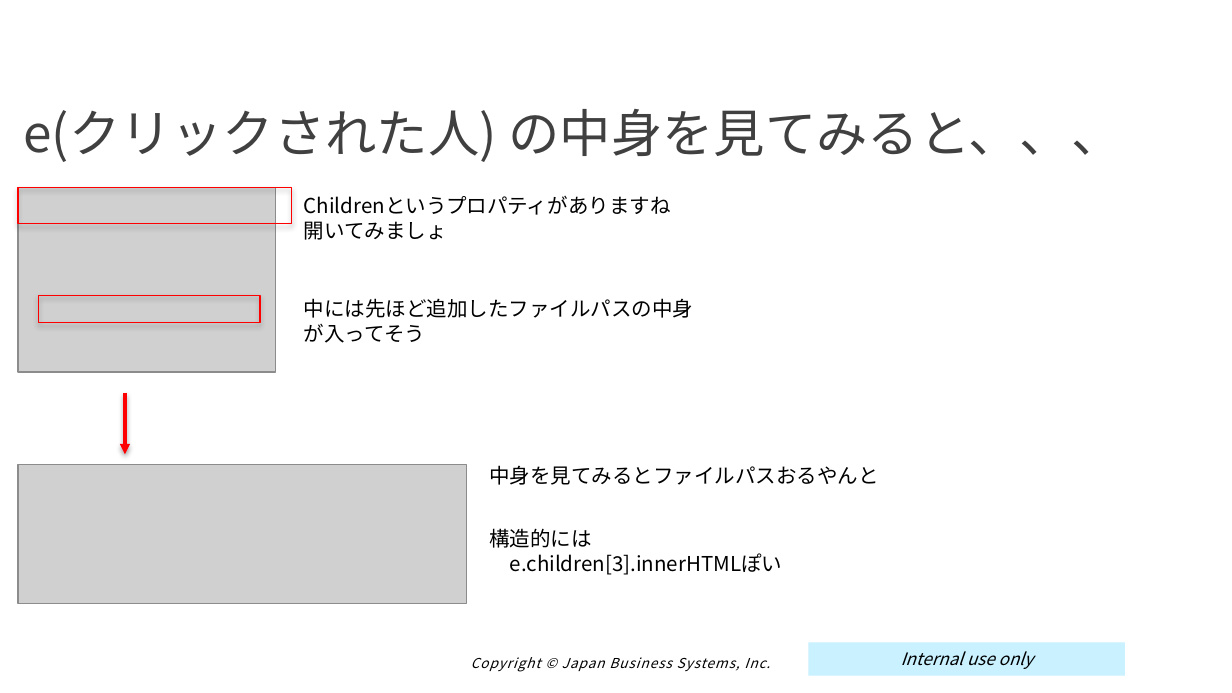
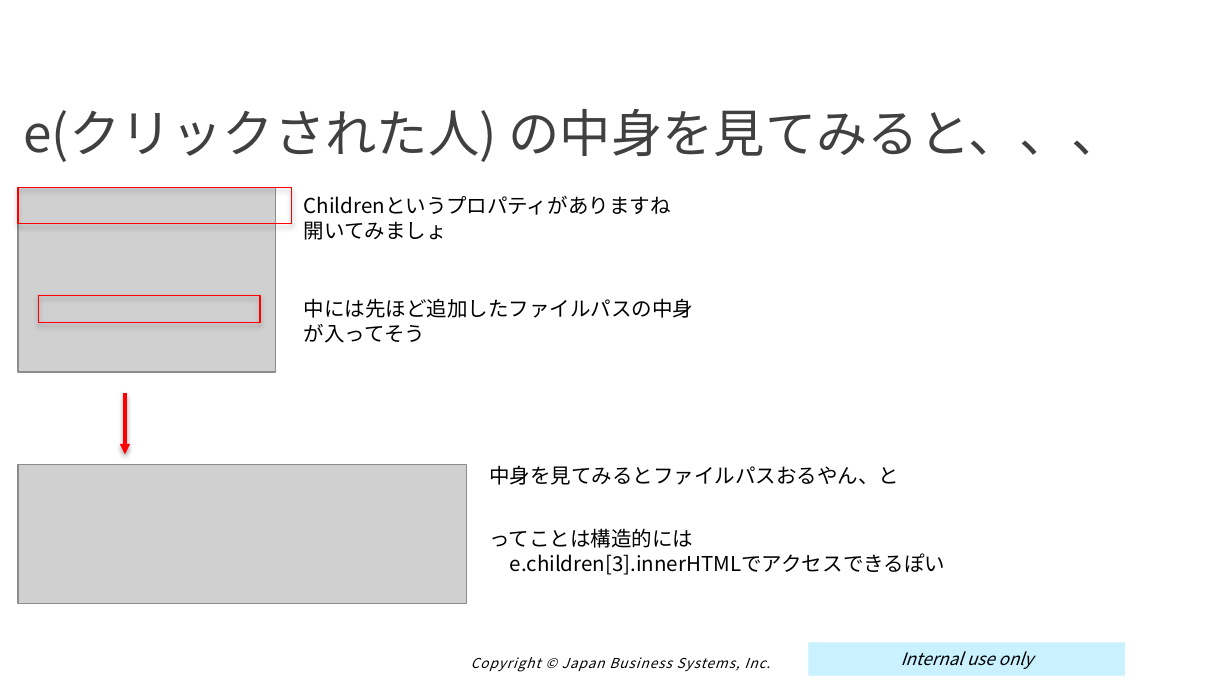
Before and after one commit to muchiyama/cf_training, a slide deck: slide 40 of doc/しりょ.pptx. Drawn at 1232x693 pixels with LibreOffice and Linux fonts; fonts in the diff are those of the drawing; grey boxes stand for pictures; background and template pictures are left out. Boxes give left, top, right and bottom in pixels: in the first picture for what was removed or moved away, otherwise in the second. Text is boxed around its words. In the diff, an @@ line names an element or a change of style, - is before the commit and + after.

```diff
--- a/doc/しりょ.pptx
+++ b/doc/しりょ.pptx
@@ text at (489, 465, 899, 485): text changed @@
-中身を見てみるとファイルパスおるやんと
+中身を見てみるとファイルパスおるやん、と
@@ text at (489, 528, 945, 575): text changed @@
-構造的には
-e.children[3].innerHTMLぽい
+ってことは構造的には
+e.children[3].innerHTMLでアクセスできるぽい
```
Also in this commit, not shown: 11 other slides changed, 8 other files.
